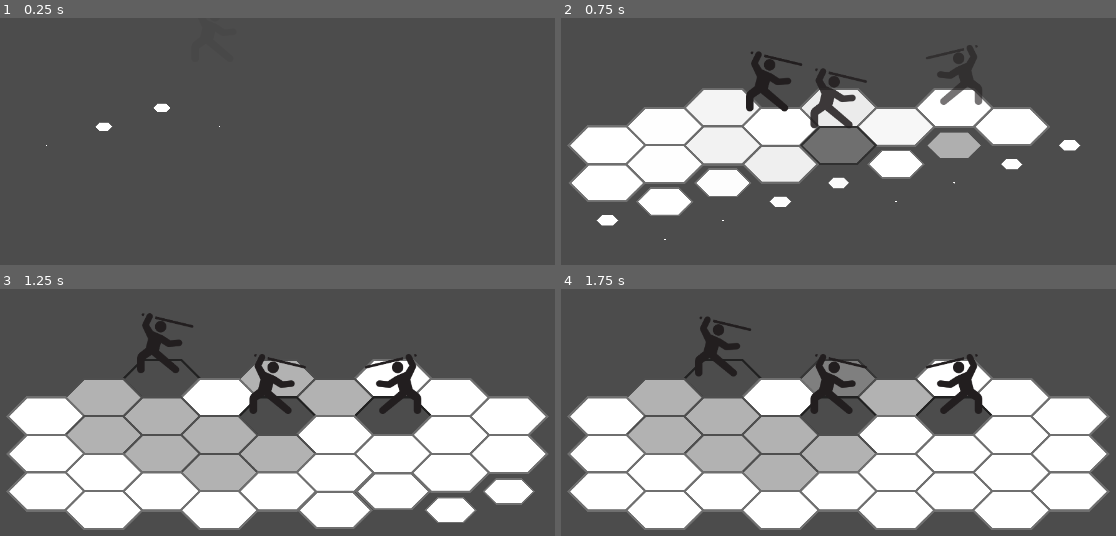
Above: before the commit, frames 1-4 (two rows, left to right).
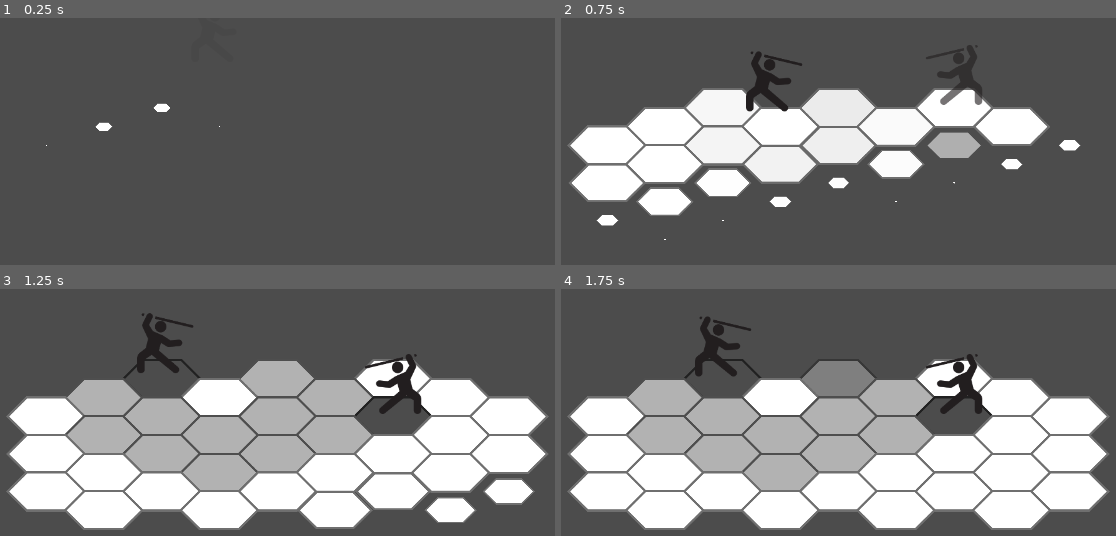
Above: after the commit, the same moments.

Repository: eduregis/hexachronos
Game: Godot game, scene res://View/Scenes/Scene1.tscn
Same seed, same stepped clock (60 frames per second), same inputs: the game is played once before the commit and once after it.
Inputs (mouse positions are in pixels of both pictures, inside the frame that each line leads up to):
- Up to frame 1 (0.25 s): no input
- Up to frame 2 (0.75 s): tap Enter (ui_accept) at 0.5 s; move the mouse to (721, 106) at 0.52 s; hold Right (ui_right) from 0.53 s (still down); click (721, 106) at 0.67 s
- Up to frame 3 (1.25 s): keep holding Right (ui_right); tap Enter (ui_accept) at 0.77 s
- Up to frame 4 (1.75 s): move the mouse to (838, 377) at 1.27 s; release Right (ui_right) at 1.28 s; click (838, 377) at 1.42 s; tap Enter (ui_accept) at 1.52 s

Frame 1 is identical in both runs. In frame 2, 2.5% of the frame differs, in the area x 43-57%, y 20-60%; in frame 3, 3.9%, in the area x 43-68%, y 26-67%; in frame 4, 3.9%.

Commit message:
IA moviment

Diff:
--- a/Controller/Scenes/BasicScene.gd
+++ b/Controller/Scenes/BasicScene.gd
@@ -52,7 +52,6 @@
 	pass
 
 func next_turn_stage():
-	print(paths.size())
 	match turn_stage:
 		"menu":
 			turn_stage = "move"
@@ -61,8 +60,8 @@
 			for path in paths:
 				tile_map[path.y][path.x].path_tile(path_index)
 				path_index += 1
-			move_foe_IA()
-#			print(paths.size())
+			if characters[turn_order_index].team == "foe":
+				move_foe_IA()
 			post_menu_inserts()
 		"move":
 			turn_stage = "attack menu"
@@ -75,7 +74,6 @@
 			for path in paths:
 				tile_map[path.y][path.x].path_tile(path_index)
 				path_index += 1
-#			print(paths.size())
 			post_attack_menu_inserts()
 		"attack":
 			turn_stage = "end of turn"
@@ -108,8 +106,23 @@
 			attack_character_to(tile_index, tile_position)
 
 func move_foe_IA():
-	if characters[turn_order_index].team == "foe":
-		print("inimigo andou")
+	yield(get_tree().create_timer(1.0), "timeout")
+	var find_target = false
+	var foe_paths = pathfinder(characters[turn_order_index].index, characters[turn_order_index].character_info["movement"], true)
+	foe_paths.append(characters[turn_order_index].index)
+	for foe_path in foe_paths:
+		var adjacent_paths = pathfinder(foe_path, characters[turn_order_index].character_info["range"], false)
+		for adjacent_path in adjacent_paths:
+			for character in characters:
+				if (character.index == adjacent_path) && (character.team == "ally") && !find_target:
+					find_target = true
+					move_character_to(foe_path, tile_map[foe_path.y][foe_path.x].position)
+	if !find_target:
+		var rand_value = foe_paths[randi() % foe_paths.size()]
+		move_character_to(rand_value, tile_map[rand_value.y][rand_value.x].position)
+
+func attack_foe_IA():
+	pass
 
 func character_defeated(team):
 	match team:
--- a/Controller/Scenes/Scene1.gd
+++ b/Controller/Scenes/Scene1.gd
@@ -12,7 +12,7 @@
 #	GERAR TILEMAP
 	load_tilemap("0001")
 	set_ally("Tanker", 1, 1)
-	set_ally("Mechanic", 2, 2)
+#	set_ally("Mechanic", 2, 2)
 	set_foe("Foe", 3, 2)
 	start_combat()
 
